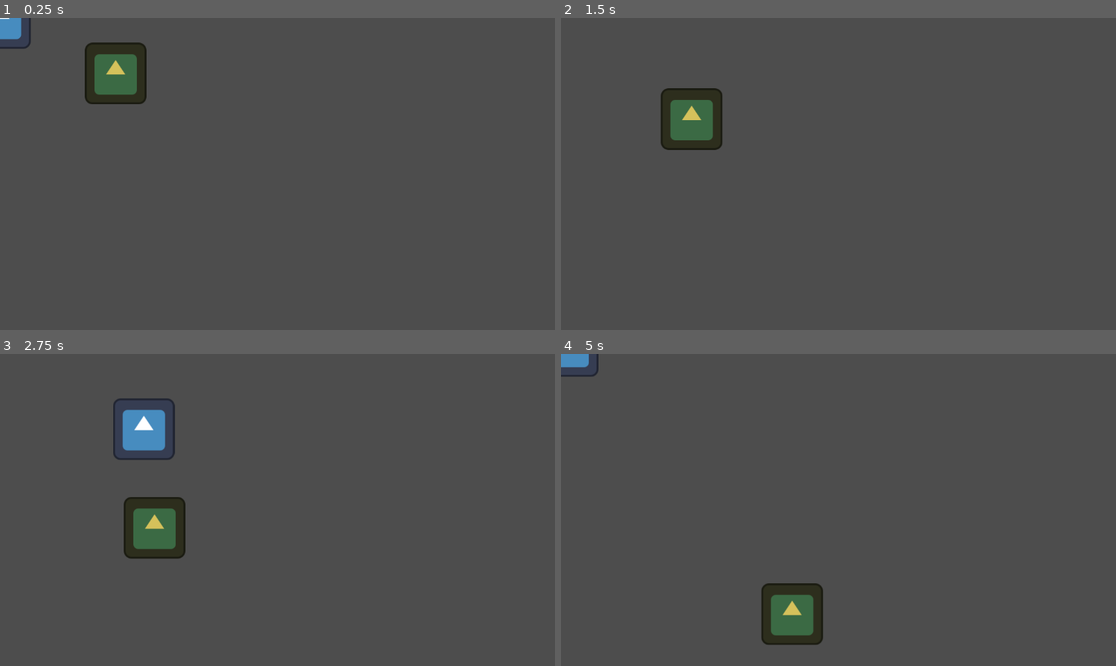
Above: before the commit, frames 1-4 (two rows, left to right).
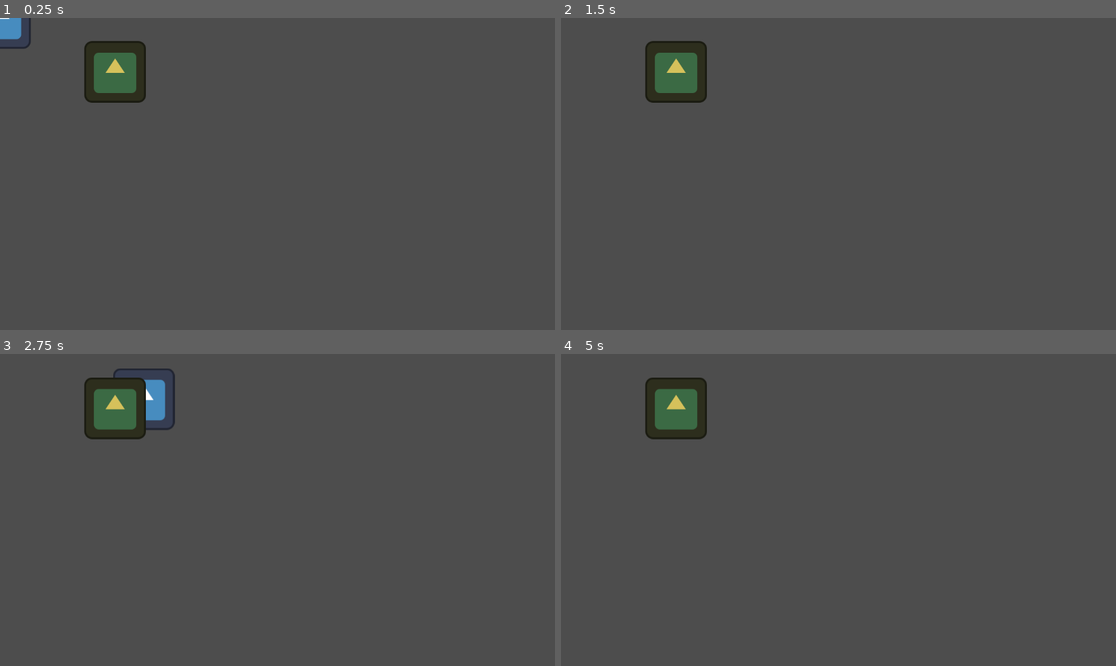
Above: after the commit, the same moments.

Repository: arthurnog/cordelProject
Game: Godot game, scene res://nodes/sample_scene.tscn
The game is run twice, just before and just after one commit, with the same random seed, the same clock (stepped at 60 frames per second) and the same inputs. The engine's default icon, where the game draws it, is replaced by a stand-in: a white triangle on a blue panel in a dark square.
Inputs:
- Up to frame 1 (0.25 s): no input
- Up to frame 2 (1.5 s): hold Right (p_right) 0.53-1.28 s; tap Z (p_attack) at 0.6, 1.35 s; tap Space (p_jump) at 0.77 s; hold Down (p_down) from 1.28 s (still down)
- Up to frame 3 (2.75 s): tap Space (p_jump) at 1.52 s; release Down (p_down) at 2.03 s; hold Right (p_right) from 2.03 s (still down); tap Z (p_attack) at 2.1 s
- Up to frame 4 (5 s): release Right (p_right) at 2.78 s; hold Up (p_up) 2.78-3.53 s; tap Z (p_attack) at 2.85, 3.6, 4.35 s; tap Space (p_jump) at 3.02, 3.77, 4.52 s; hold Left (p_left) from 3.53 s (still down)

The runs differ from the first frame. In frame 1, 0.3% of the frame differs, in the area x 15-27%, y 7-28%; in frame 2, 3.7%; in frame 3, 5.4%, in the area x 15-34%, y 4-66%; in frame 4, 4.6%.

Commit message:
Add minion wait state

Diff:
--- a/nodes/minion.tscn
+++ b/nodes/minion.tscn
@@ -1,10 +1,11 @@
-[gd_scene load_steps=7 format=3 uid="uid://deho83v3wm77q"]
+[gd_scene load_steps=8 format=3 uid="uid://deho83v3wm77q"]
 
 [ext_resource type="Texture2D" uid="uid://dwi30xlufrnt0" path="res://icon.svg" id="1_acvuv"]
 [ext_resource type="Script" path="res://scripts/minion.gd" id="1_w5m6e"]
 [ext_resource type="Script" path="res://scripts/movement_module.gd" id="2_iucp4"]
 [ext_resource type="Script" path="res://scripts/state_machine.gd" id="5_57nh2"]
 [ext_resource type="Script" path="res://scripts/states/minion/minion_idle_state.gd" id="5_uq27w"]
+[ext_resource type="Script" path="res://scripts/states/minion/minion_wait_state.gd" id="6_fon8q"]
 
 [sub_resource type="CapsuleShape2D" id="CapsuleShape2D_bhg8m"]
 height = 130.0
@@ -30,7 +31,10 @@
 
 [node name="StateMachine" type="Node" parent="." node_paths=PackedStringArray("initial_state")]
 script = ExtResource("5_57nh2")
-initial_state = NodePath("Idle")
+initial_state = NodePath("Wait")
 
 [node name="Idle" type="Node" parent="StateMachine"]
 script = ExtResource("5_uq27w")
+
+[node name="Wait" type="Node" parent="StateMachine"]
+script = ExtResource("6_fon8q")
--- a/scripts/states/minion/minion_idle_state.gd
+++ b/scripts/states/minion/minion_idle_state.gd
@@ -13,13 +13,10 @@
 func update(delta: float) -> void:
 	var difference = target_position - body.global_position
 	var distance = difference.length()
+	direction = difference.normalized()
+
 	if distance < 5.0:
-		calculate_target_position()
-	var angle = direction.angle_to(difference)
-	direction = Vector2(
-		lerpf(direction.x, difference.normalized().x, delta),
-		lerpf(direction.y, difference.normalized().y, delta)
-	)
+		transition.emit(self, "wait")
 
 func physics_update(delta: float) -> void:
 	body.movement.move(direction, delta)
--- /dev/null
+++ b/scripts/states/minion/minion_wait_state.gd
@@ -0,0 +1,12 @@
+extends State
+
+class_name MinionWaitState
+
+@onready var body: Minion = get_parent().get_parent()
+
+func start() -> void:
+	get_tree().create_timer(5.0).timeout.connect(timer_end)
+	body.movement.move(Vector2.ZERO, 0.0) # Reset body velocity
+
+func timer_end() -> void:
+	transition.emit(self, "idle")
